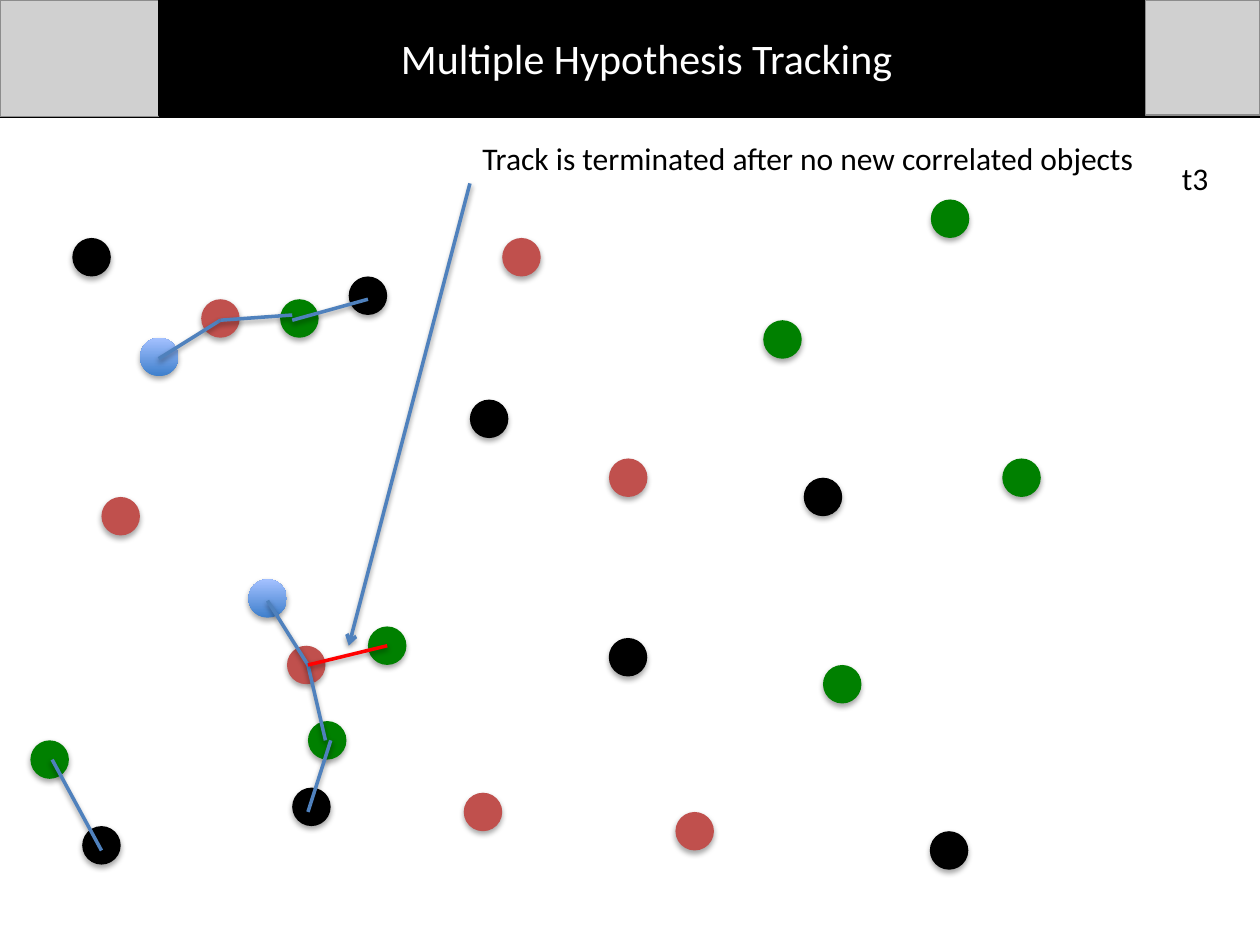
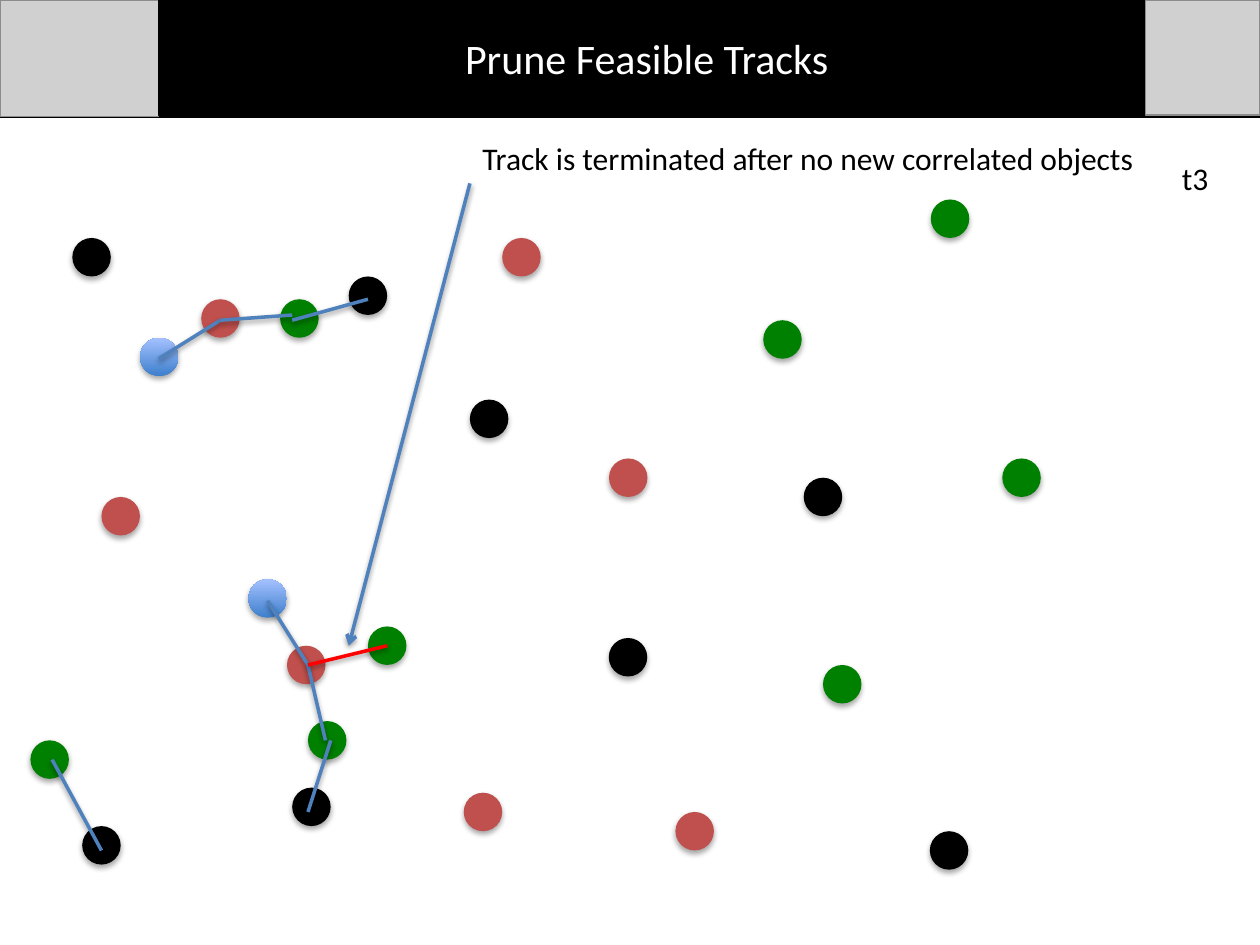
Before and after one commit to dtbinh/FlyNet, a slide deck: slide 18 of Presentations/Mid Semester Review/Individual_Slides/Taylor/Tracking_Subsection.pptx. Drawn at 1260x945 pixels with LibreOffice and Linux fonts; fonts in the diff are those of the drawing; grey boxes stand for pictures. Boxes give left, top, right and bottom in pixels: in the first picture for what was removed or moved away, otherwise in the second. Text is boxed around its words. In the diff, an @@ line names an element or a change of style, - is before the commit and + after.

Commit message:
Adding tracking slides

```diff
--- a/Presentations/Mid Semester Review/Individual_Slides/Taylor/Tracking_Subsection.pptx
+++ b/Presentations/Mid Semester Review/Individual_Slides/Taylor/Tracking_Subsection.pptx
@@ text at bbox=[465, 44, 829, 75]: text changed @@
-Multiple Hypothesis Tracking
+Prune Feasible Tracks
```
Also in this commit, not shown: 2 other slides changed, 1 slide removed.
